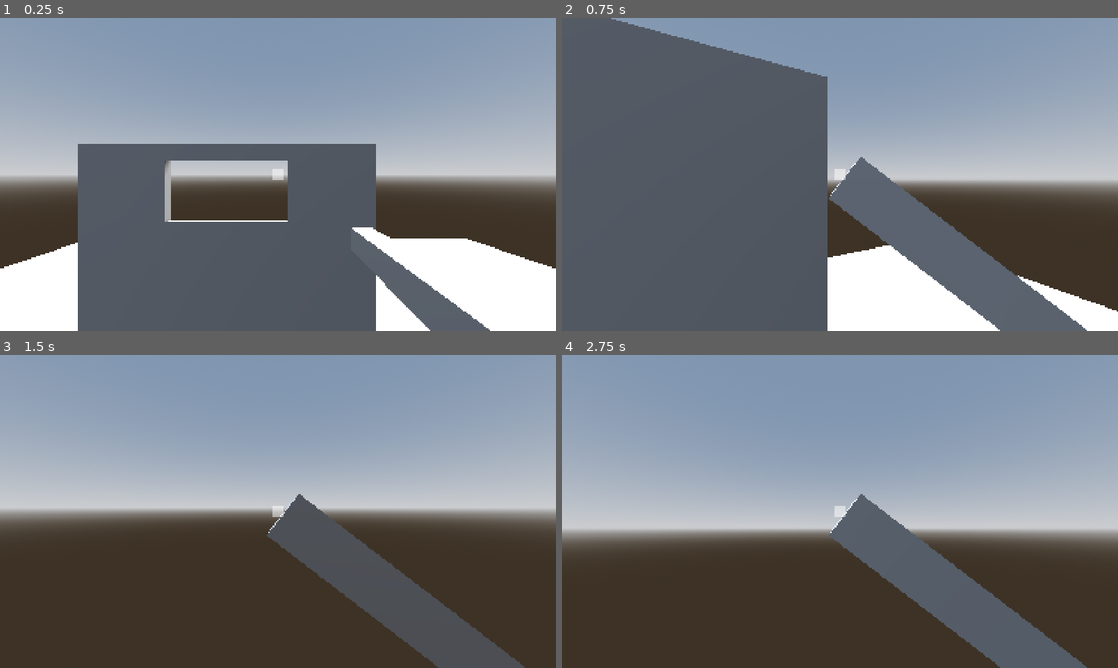
Above: before the commit, frames 1-4 (two rows, left to right).
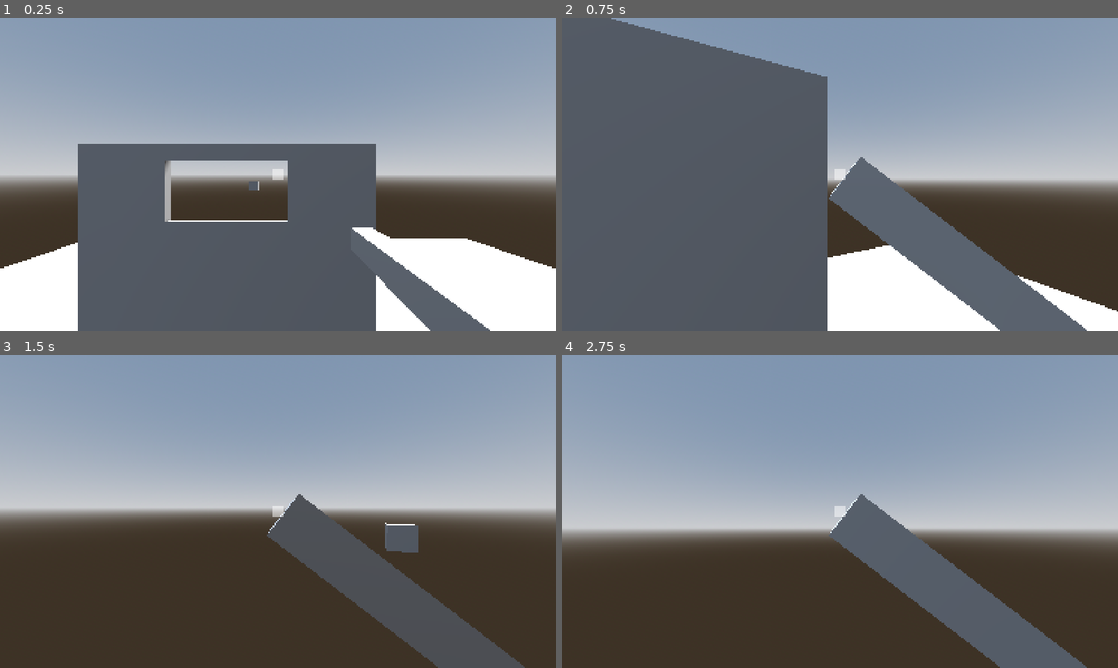
Above: after the commit, the same moments.

Repository: PixelSaver/Solstice
Game: Godot game, scene res://scriptsnscenes/main/main.tscn
The game is run twice, just before and just after one commit, with the same random seed, the same clock (stepped at 60 frames per second) and the same inputs.
Inputs (mouse positions are in pixels of both pictures, inside the frame that each line leads up to):
- Up to frame 1 (0.25 s): no input
- Up to frame 2 (0.75 s): tap Enter at 0.5 s; move the mouse to (867, 174) at 0.52 s; hold W (move_forward) from 0.53 s (still down); click (867, 174) at 0.6 s
- Up to frame 3 (1.5 s): keep holding W (move_forward); tap Space (jump) at 0.77, 1.07 s; right-click (305, 511) at 0.8 s; move the mouse to (250, 511) at 1.27 s; right-click (250, 511) at 1.35 s
- Up to frame 4 (2.75 s): keep holding W (move_forward); tap Space (jump) at 1.52, 1.55, 1.82, 2.1 s; move the mouse to (851, 505) at 2.02 s; click (851, 505) at 2.3 s

The runs differ from the first frame. In frame 1, less than 0.1% of the frame differs, in the area x 44-47%, y 52-56%; in frame 2, nothing differs; in frame 3, 0.5%, in the area x 69-76%, y 53-64%; in frame 4, nothing differs.

Commit message:
Make Enemy, Enemy Manager, Enemy Movement Points classes Instantiate the enemy and having it move across different hardcoded points

Diff:
--- a/project.godot
+++ b/project.godot
@@ -10,7 +10,7 @@
 
 [application]
 
-config/name="New Game Project"
+config/name="Solstice"
 run/main_scene="uid://c2b3opnb7irxa"
 config/features=PackedStringArray("4.5", "GL Compatibility")
 config/icon="res://icon.svg"
--- a/scriptsnscenes/enemy/enemy.gd
+++ b/scriptsnscenes/enemy/enemy.gd
@@ -1,2 +1,28 @@
 extends RigidBody3D
 class_name Enemy
+
+var movement_points : EnemyMovementPoints
+var move_idx : int = 0
+var points : Array[Marker3D]
+
+func _ready() -> void:
+	#DEBUG
+	await get_tree().create_timer(1).timeout
+	move_to_next_point()
+	await get_tree().create_timer(1).timeout
+	move_to_next_point()
+	await get_tree().create_timer(1).timeout
+	move_to_next_point()
+
+func set_movement_points(given_movement_points:EnemyMovementPoints):
+	movement_points = given_movement_points
+	points = given_movement_points.points_list
+	_update_pos()
+
+func move_to_next_point():
+	move_idx += 1
+	_update_pos()
+
+func _update_pos():
+	if move_idx < points.size():
+		self.global_position = points[move_idx].global_position
--- /dev/null
+++ b/scriptsnscenes/enemy/enemy_manager.gd
@@ -0,0 +1,15 @@
+extends Node3D
+class_name EnemyManager
+
+const ENEMY_SCENE = preload("uid://obq4st7yapyq")
+var enemy_list : Array[Enemy] = []
+
+func _ready() -> void:
+	Global.enemy_man = self
+	inst_enemy()
+
+func inst_enemy():
+	var enemy = ENEMY_SCENE.instantiate() as Enemy
+	add_child(enemy)
+	enemy_list.append(enemy)
+	enemy.set_movement_points(Global.enemy_movement_points)
--- /dev/null
+++ b/scriptsnscenes/enemy/enemy_movement_points.gd
@@ -0,0 +1,10 @@
+extends Node3D
+class_name EnemyMovementPoints
+
+var points_list : Array[Marker3D]
+
+func _ready() -> void:
+	for child in get_children():
+		if child is Marker3D:
+			points_list.append(child)
+	Global.enemy_movement_points = self
--- a/scriptsnscenes/global.gd
+++ b/scriptsnscenes/global.gd
@@ -1,11 +1,6 @@
 extends Node
 
+var player : Player
 
-# Called when the node enters the scene tree for the first time.
-func _ready() -> void:
-	pass # Replace with function body.
-
-
-# Called every frame. 'delta' is the elapsed time since the previous frame.
-func _process(delta: float) -> void:
-	pass
+var enemy_man : EnemyManager
+var enemy_movement_points : EnemyMovementPoints
--- a/scriptsnscenes/main/main.tscn
+++ b/scriptsnscenes/main/main.tscn
@@ -1,7 +1,9 @@
-[gd_scene load_steps=10 format=4 uid="uid://c2b3opnb7irxa"]
+[gd_scene load_steps=12 format=4 uid="uid://c2b3opnb7irxa"]
 
+[ext_resource type="Script" uid="uid://dyjh460qkvb3i" path="res://scriptsnscenes/enemy/enemy_movement_points.gd" id="1_kxkkf"]
 [ext_resource type="Material" uid="uid://cva4n4uk5xj3a" path="res://assets/materials/snow.tres" id="1_ofk34"]
 [ext_resource type="PackedScene" uid="uid://cdk6hwb4hi2wc" path="res://scriptsnscenes/player/player.tscn" id="2_ofk34"]
+[ext_resource type="Script" uid="uid://d23nb0n8e2sul" path="res://scriptsnscenes/enemy/enemy_manager.gd" id="4_uh2b8"]
 
 [sub_resource type="ProceduralSkyMaterial" id="ProceduralSkyMaterial_uh2b8"]
 sky_horizon_color = Color(0.66224277, 0.6717428, 0.6867428, 1)
@@ -36,6 +38,19 @@
 
 [node name="Main" type="Node3D"]
 
+[node name="EnemyMovementPoints" type="Node3D" parent="."]
+script = ExtResource("1_kxkkf")
+metadata/_custom_type_script = "uid://dyjh460qkvb3i"
+
+[node name="1" type="Marker3D" parent="EnemyMovementPoints"]
+transform = Transform3D(1, 0, 0, 0, 1, 0, 0, 0, 1, -2.666048, 0, -20.545444)
+
+[node name="2" type="Marker3D" parent="EnemyMovementPoints"]
+transform = Transform3D(1, 0, 0, 0, 1, 0, 0, 0, 1, 4.0121517, 0, -16.08806)
+
+[node name="3" type="Marker3D" parent="EnemyMovementPoints"]
+transform = Transform3D(1, 0, 0, 0, 1, 0, 0, 0, 1, -2.1249886, 0, -11.301752)
+
 [node name="WorldEnvironment" type="WorldEnvironment" parent="."]
 environment = SubResource("Environment_pme2s")
 
@@ -43,12 +58,12 @@
 transform = Transform3D(-0.8660254, -0.43301278, 0.25, 0, 0.49999997, 0.86602545, -0.50000006, 0.75, -0.43301266, 0, 0, 0)
 shadow_enabled = true
 
-[node name="StaticBody3D" type="StaticBody3D" parent="."]
+[node name="Floor" type="StaticBody3D" parent="."]
 
-[node name="CollisionShape3D" type="CollisionShape3D" parent="StaticBody3D"]
+[node name="CollisionShape3D" type="CollisionShape3D" parent="Floor"]
 shape = SubResource("WorldBoundaryShape3D_5tbie")
 
-[node name="MeshInstance3D" type="MeshInstance3D" parent="StaticBody3D"]
+[node name="MeshInstance3D" type="MeshInstance3D" parent="Floor"]
 transform = Transform3D(1, 0, 0, 0, -4.371139e-08, 1, 0, -1, -4.371139e-08, 0, 0, 0)
 material_override = ExtResource("1_ofk34")
 mesh = SubResource("QuadMesh_fxlo8")
@@ -101,3 +116,6 @@
 
 [node name="CSGBakedMeshInstance3D" type="MeshInstance3D" parent="StaticBody3D2"]
 mesh = SubResource("ArrayMesh_kxkkf")
+
+[node name="EnemyManager" type="Node3D" parent="."]
+script = ExtResource("4_uh2b8")
--- a/scriptsnscenes/player/camera.gd
+++ b/scriptsnscenes/player/camera.gd
@@ -3,7 +3,18 @@
 @export var raycast : RayCast3D
 @export var gun_marker : Marker3D
 @export var gun : MeshInstance3D
+var player : Player
 
+func _ready() -> void:
+	player = get_parent() as Player
+	if not player: queue_free()
+
+func _input(_event: InputEvent) -> void:
+	if Input.is_action_just_pressed("l_click"):
+		#player._damage()
+		pass
+	if Input.is_action_just_pressed("r_click"):
+		pass
 func _process(_delta: float) -> void:
 	if raycast.is_colliding():
 		gun_marker.look_at(raycast.get_collision_point(), Vector3.UP, false)
--- a/scriptsnscenes/player/player.tscn
+++ b/scriptsnscenes/player/player.tscn
@@ -12,11 +12,7 @@
 
 [node name="Player" type="CharacterBody3D"]
 script = ExtResource("1_2f8j2")
-speed = null
-acceleration = null
-jump_height = null
 camera_sens = 5.0
-damage = null
 
 [node name="CShape" type="CollisionShape3D" parent="."]
 transform = Transform3D(1, 0, 0, 0, 1, 0, 0, 0, 1, 0, 1, 0)
Not shown, added: scriptsnscenes/enemy/enemy_manager.gd.uid
Not shown, added: scriptsnscenes/enemy/enemy_movement_points.gd.uid
